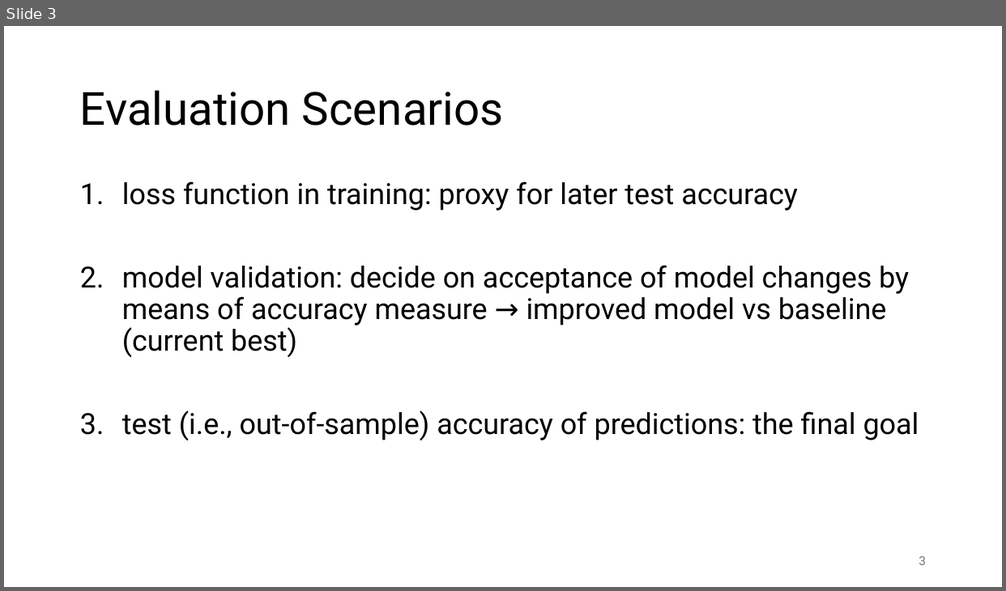
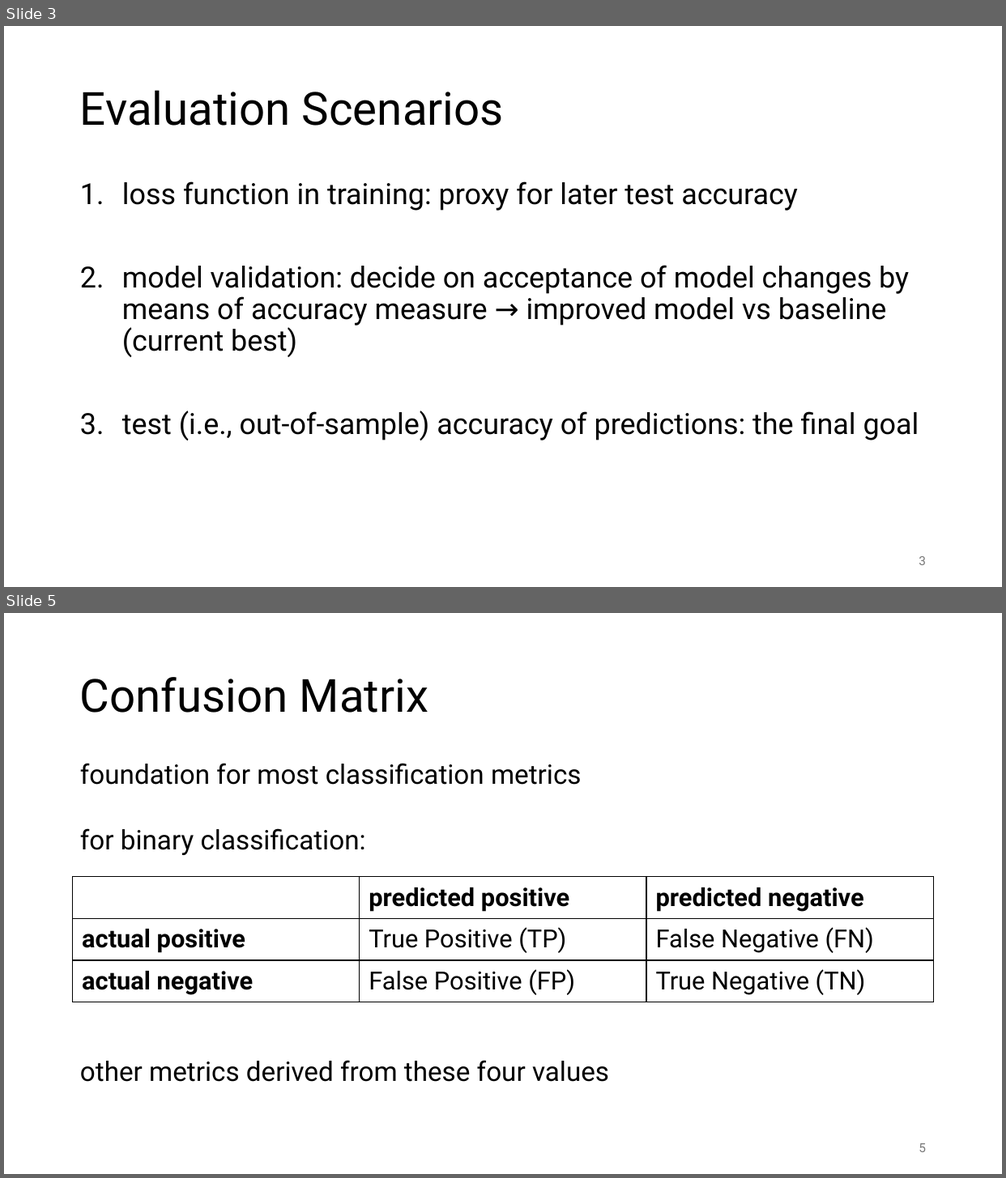
Before and after one commit to FelixWick/data_science, a slide deck: slides/7_model_evaluation.pptx. Shown one above the other, each under a label of ours: slide 3 before the commit, slides 3 and 5 after it; the slides between them are not shown. The pictures are 1006x591 and 1006x1178 pixels, drawn with LibreOffice and Linux fonts; fonts in the diff are those of the drawing. Boxes give left, top, right and bottom in pixels: in the first picture for what was removed or moved away, otherwise in the second. Text is boxed around its words. In the diff, an @@ line names an element or a change of style, - is before the commit and + after.

```diff
--- a/slides/7_model_evaluation.pptx
+++ b/slides/7_model_evaluation.pptx
@@ slide 5 added at (4,613,1002,1174), background #FFFFFF @@
@@ title added at (80,677,428,713), 44 pt, text #000000 @@
+Confusion Matrix
@@ text added at (80,763,609,1082), 25.9 pt, text #000000 @@
+foundation for most classification metrics
+for binary classification:
+other metrics derived from these four values
@@ table added at (73,877,933,1004), 3 rows, 3 columns @@
+ | predicted positive | predicted negative
+actual positive | True Positive (TP) | False Negative (FN)
+actual negative | False Positive (FP) | True Negative (TN)
@@ page number added at (918,1144,926,1152), 12 pt, text #797979 @@
+5
```
Also in this commit, not shown: 7 slides changed, 23 other slides added, 7 slides removed, 2 other files.
